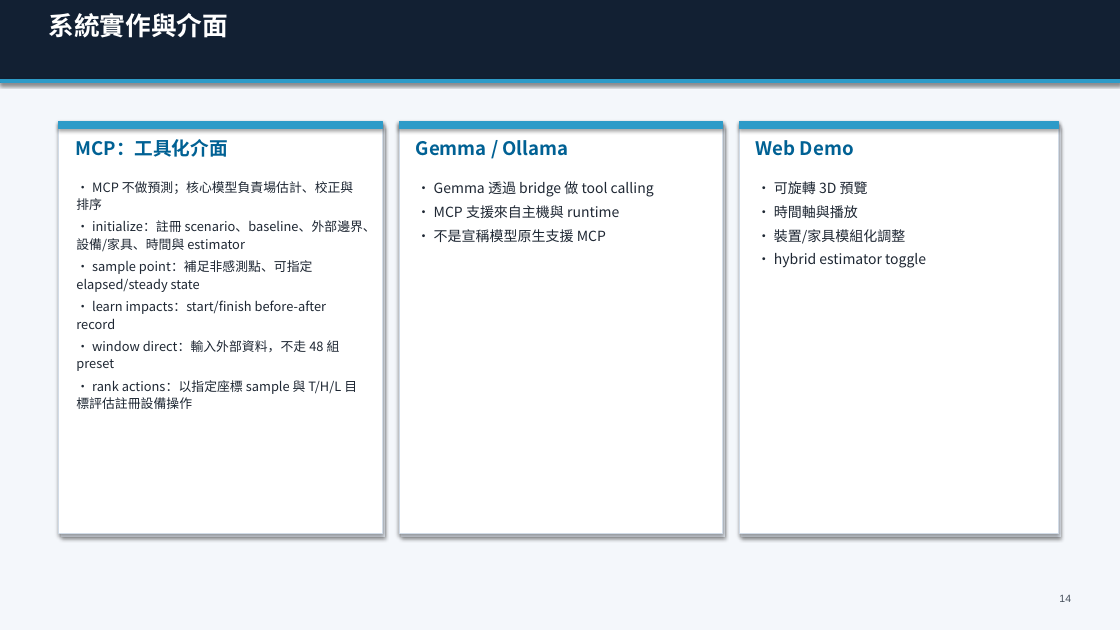
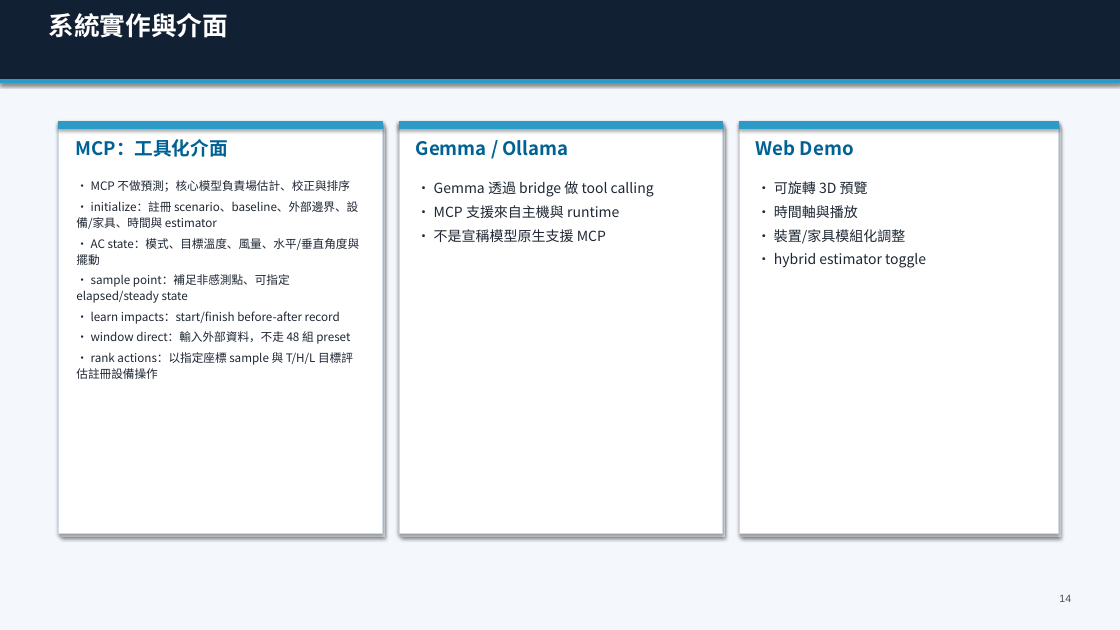
Before and after one commit to Yunitrish006006/A-Spatial-Digital-Twin-Prototype-for-Indoor-Spaces-with-Environmental-Factors, a slide deck: slide 14 of docs/papers/thesis/thesis_presentation_zh_30min.pptx. Drawn at 1120x630 pixels with LibreOffice and Linux fonts; fonts in the diff are those of the drawing. Boxes give left, top, right and bottom in pixels: in the first picture for what was removed or moved away, otherwise in the second. Text is boxed around its words. In the diff, an @@ line names an element or a change of style, - is before the commit and + after.

Commit message:
Refactor thesis documentation and presentation scripts
- Updated tables and paragraphs in build_thesis_docx.py to reflect changes in device event logging and learning impacts.
- Added a new function add_markup_runs to support LaTeX-style subscript markup in PowerPoint presentations.
- Introduced a new slide in build_thesis_pptx.py detailing the learn_impacts process, including start, record, and finish stages.
- Enhanced test cases in test_mcp_server.py and test_web_demo.py to validate new device attributes (fan_speed, fan_strength) and their integration in recommendations and metadata overrides.

```diff
--- a/docs/papers/thesis/thesis_presentation_zh_30min.pptx
+++ b/docs/papers/thesis/thesis_presentation_zh_30min.pptx
@@ text at [76,180,358,379]: size 11 to 10 pt in "• MCP 不做預測；核心模型負責場估計、校正與排序", "• initialize：註冊 scenario、baseline、外部邊界、設備/家具、時間與 estimator", "• sample point：補足非感測點、可指定 elapsed/steady state", "• learn impacts：start/finish before-after record" and 2 more places @@
@@ text at [76,238,360,265]: paragraph added @@
+• AC state：模式、目標溫度、風量、水平/垂直角度與擺動
```
Also in this commit, not shown: 39 other slides changed, 1 slide added, 25 other files.
